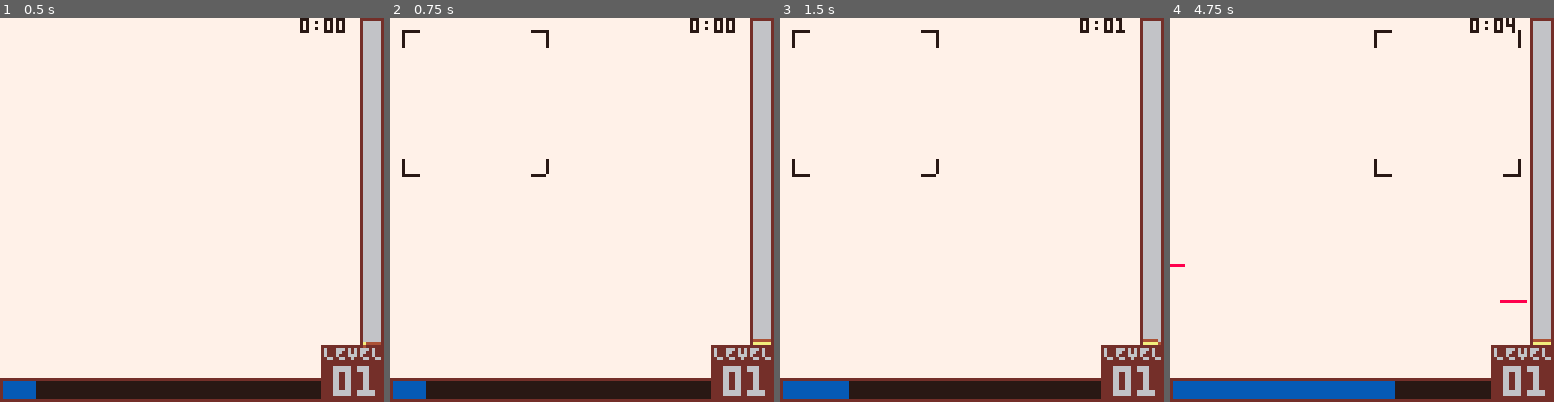
Above: before the commit, frames 1-4 (left to right).
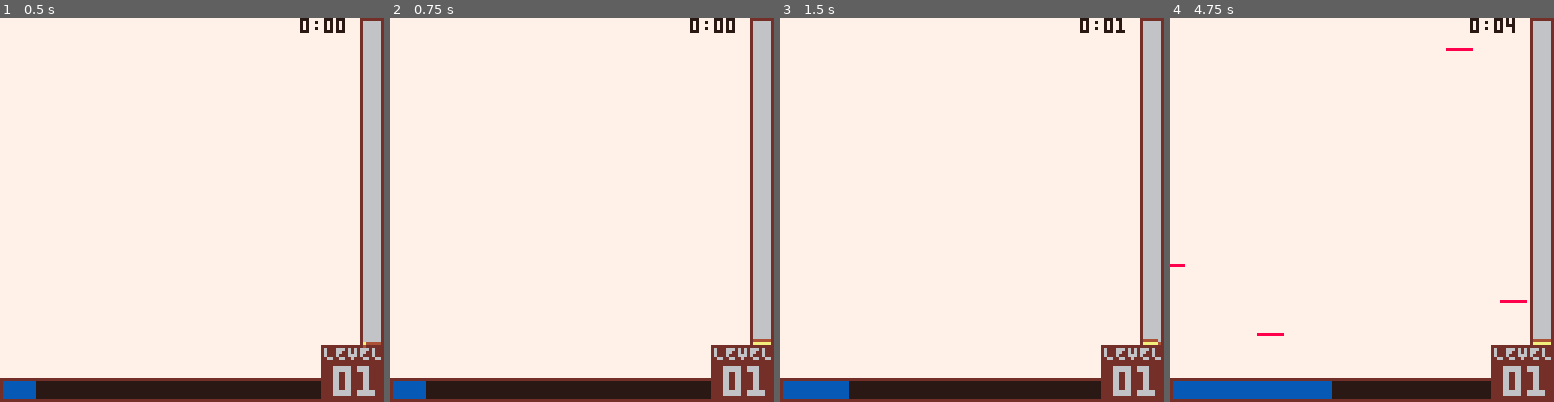
Above: after the commit, the same moments.

Repository: wsasaki01/bath-hack-2026
Game: PICO-8 cartridge fake.p8
Two runs of this game, one before a commit and one after it. Both use one fixed random seed, a clock stepped at 60 frames per second and the inputs below.
Inputs:
- Up to frame 1 (0.5 s): tap X (X key) at 0.33 s
- Up to frame 2 (0.75 s): tap O (Z key) at 0.7 s
- Up to frame 3 (1.5 s): tap X (X key) at 1.07 s
- Up to frame 4 (4.75 s): hold Right 1.6-2.1 s; tap O (Z key) every 0.4 s from 1.7 to 4.5 s; tap X (X key) at 1.85, 2.97, 4.08 s; hold Up 2.15-2.42 s; hold Right 2.47-3.03 s; hold Left 3.08-3.58 s; hold Down 3.63-3.97 s; hold Right 4.02-4.68 s; hold Up from 4.73 s (still down)

Frame 1 is identical in both runs. In frame 2, 0.3% of the frame differs, in the area x 3-42%, y 3-42%; in frame 3, 0.3%; in frame 4, 1.1%, in the area x 22-92%, y 3-100%.

Commit message:
Proper photo time

Diff:
--- a/projectiles.lua
+++ b/projectiles.lua
@@ -126,14 +126,14 @@
 			dx1=1,dx2=1,dy1=1,dy2=1,
 
 			update = function(_ENV)
-				if (fired_cnt!=-1) fired_cnt-=1
 				x=global.plyr.x
 				y=global.plyr.y
 				local pd = global.plyr.dir
 
 				-- Fires every 20 seconds
-				if global.global_cnt % 20==0 then
-					fired_cnt = 10
+				if global.global_cnt % 600==0 then
+					fired_cnt = 20
+					fired_cnt-=1
 					x1,x2=1,1
 					y1,y2=1,1
 					if pd < 0.25 then
@@ -150,14 +150,20 @@
 						y1,y2=9,16
 					end
 
+					dx1=x1*8-8+4 dx2=x2*8-8-4
+					dy1=y1*8-8+4 dy2=y2*8-8-4
+				end
+
+				if fired_cnt != -1 then
+					fired_cnt -= 1
+				end
+
+				if fired_cnt == 0 then
 					for i=x1,x2 do
 						for j=y1,y2 do
 							global.screen_damage_mtrx[i][j] += damage
 						end
 					end
-
-					dx1=x1*8-8+4 dx2=x2*8-8-4
-					dy1=y1*8-8+4 dy2=y2*8-8-4
 				end
 			end,
 
@@ -176,6 +182,11 @@
 					line(dx2,dy2,dx2,dy2-5)	-- BR up
 					line(dx2,dy2,dx2-5,dy2)	-- BR left
 					camera(cx,cy)
+
+					dx1 += 0.1
+					dy1 += 0.1
+					dx2 -= 0.1
+					dy2 -= 0.1
 				end
 			end,
 		})
